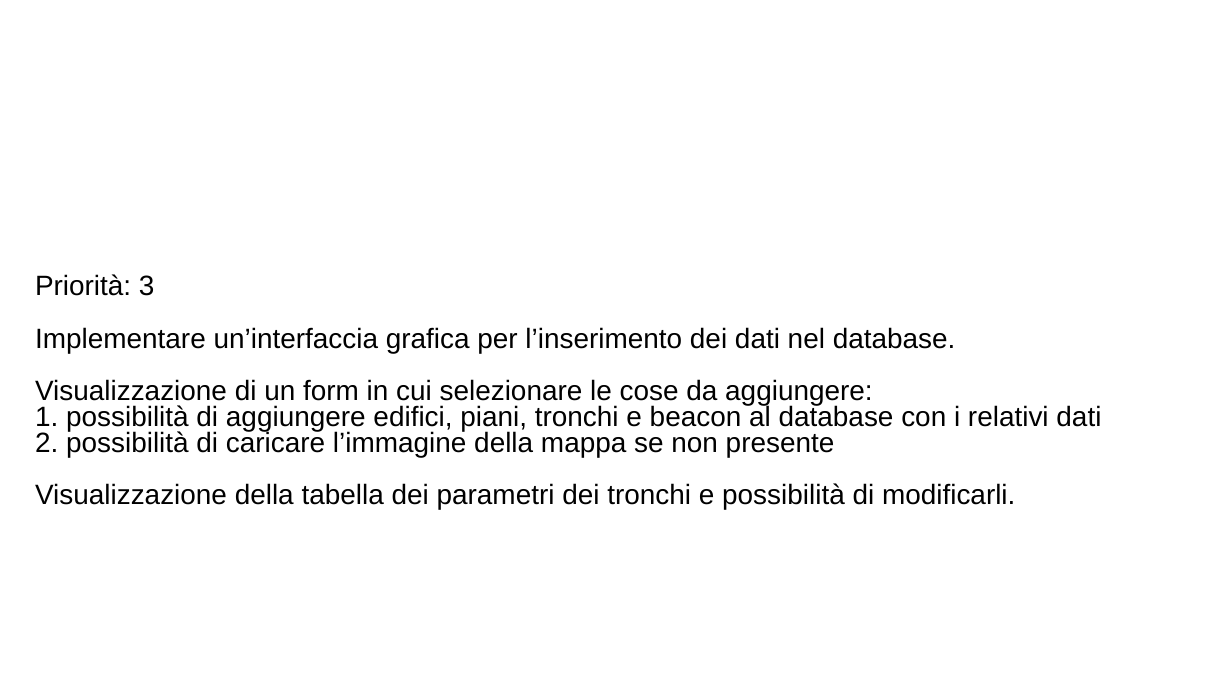
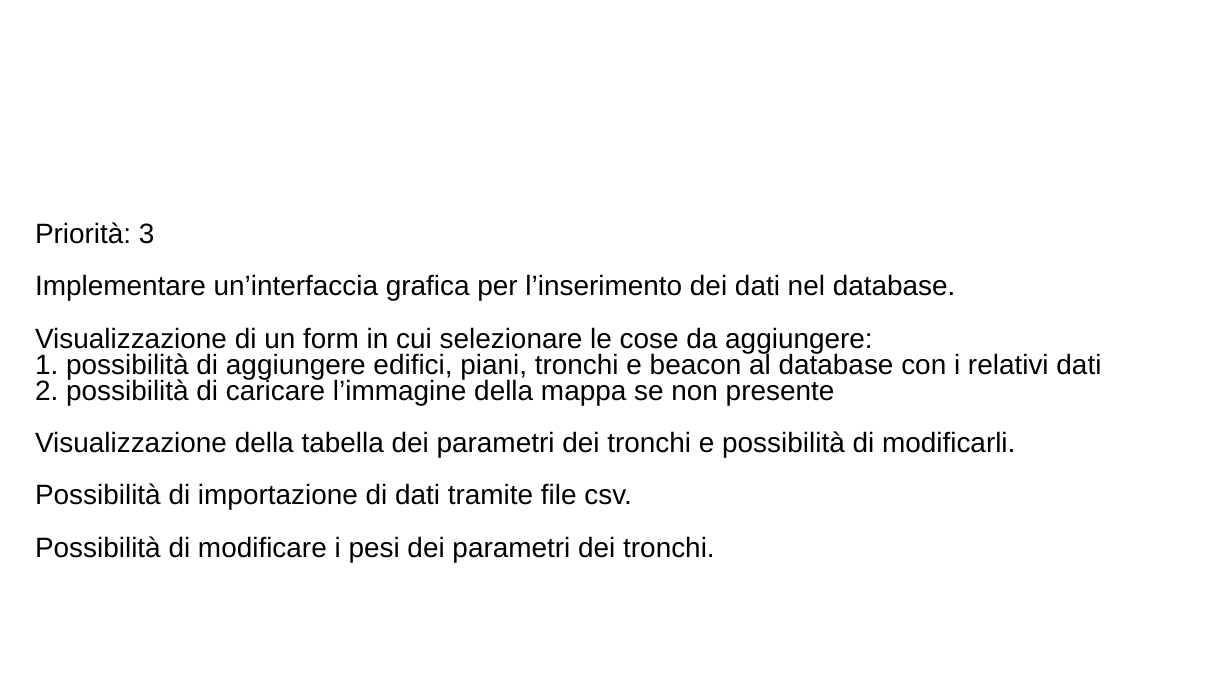
Before and after one commit to ecorradini/ProgettoIDS, a slide deck: slide 5 of AnalisiRequisiti/User Stories/UserStories.ppt. Drawn at 1232x693 pixels with LibreOffice and Linux fonts; fonts in the diff are those of the drawing; background and template pictures are left out. Boxes give left, top, right and bottom in pixels: in the first picture for what was removed or moved away, otherwise in the second. Text is boxed around its words. In the diff, an @@ line names an element or a change of style, - is before the commit and + after.

```diff
--- a/AnalisiRequisiti/User Stories/UserStories.ppt
+++ b/AnalisiRequisiti/User Stories/UserStories.ppt
@@ text at (x1=35, y1=483, x2=715, y2=562): paragraphs added @@
+Possibilità di importazione di dati tramite file csv.
+Possibilità di modificare i pesi dei parametri dei tronchi.
```
Also in this commit, not shown: 9 other files.
